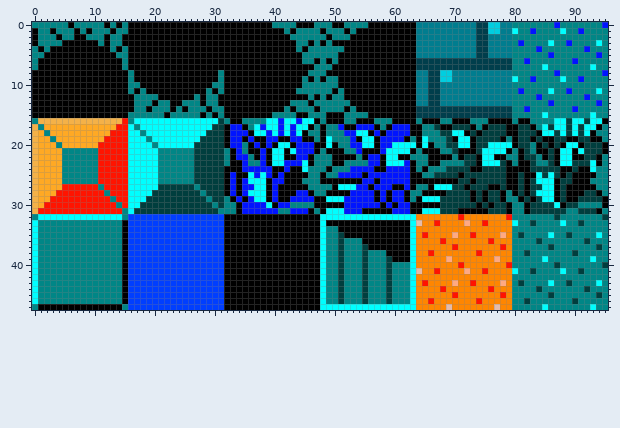
A sprite sheet gets an edit: Zelda/img/Dungeon/DungeonGround.png. This is how it looked before the edit.
The file is 96x48 pixels.
New version:
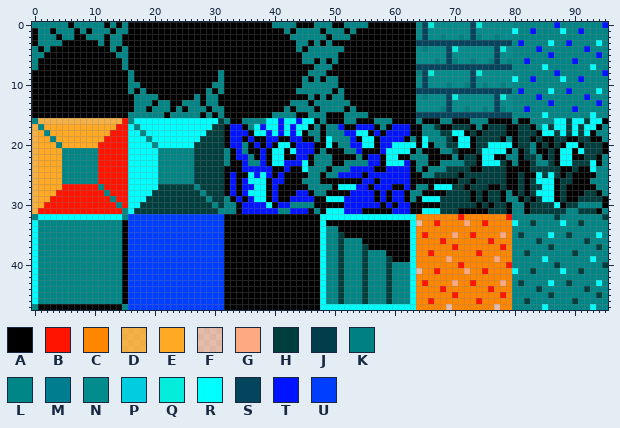
Palette (. is transparent): A #000000  B #ff1400  C #ff8600  D #ffa924c9  E #ffa924  F #ffa9827c  G #ffa982  H #003e3e  J #003e4c  K #008080  L #008686  M #007d8f  N #048c8c  P #00cee0  Q #04ecdc  R #00ffff  S #04445c  T #0014ff  U #003eff
The author wrote: Arreglando el mapa de la dungeon
The edit:
{"y":0,"x":64,"old":"MMMMMMMMMMJJPPMM","new":"NSQNNNNNNSQNNNNN"}
{"y":1,"x":64,"old":"MMMMMMMMMMJJPPMM","new":"NSNNNNNNNSNNNNNN"}
{"y":2,"x":64,"old":"MMMMMMMMMMJJMMMM","new":"NSNNKNNKNSKNNKNN"}
{"y":3,"x":64,"old":"MMMMMMMMMMJJMMMM","new":"SSSSSSSSSSSSSSSS"}
{"y":4,"x":64,"old":"MMMMMMMMMMJJMMMM","new":"NKNNNSQNNNNNNSQN"}
{"y":5,"x":64,"old":"MMMMMMMMMMJJMMMM","new":"NNNNNSNNNNNNNSNN"}
{"y":6,"x":64,"old":"JJJJJJJJJJJJJJJJ","new":"NNNKNSKNNKNNKSNK"}
{"y":7,"x":64,"old":"JJJJJJJJJJJJJJJJ","new":"SSSSSSSSSSSSSSSS"}
{"y":8,"x":64,"old":"MMJJPPMMMMMMMMMM","new":"KSQNNNNNNSQNNNNN"}
{"y":9,"x":64,"old":"MMJJPPMMMMMMMMMM","new":"NSNNNNNNNSNNNNNN"}
{"y":10,"x":64,"old":"MMJJMMMMMMMMMMMM","new":"NSNNNKNNKSNKNNKN"}
{"y":11,"x":64,"old":"MMJJMMMMMMMMMMMM","new":"SSSSSSSSSSSSSSSS"}
{"y":12,"x":64,"old":"MMJJMMMMMMMMMMMM","new":"NKNNNSQNNNNNNSQN"}
{"y":13,"x":64,"old":"MMJJMMMMMMMMMMMM","new":"NNNNNSNNNNNNNSNN"}
{"y":14,"x":64,"old":"JJJJJJJJJJJJJJJJ","new":"NNNNKSNNKNNKNSKN"}
{"y":15,"x":64,"old":"JJJJJJJJJJJJJJJJ","new":"SSSSSSSSSSSSSSSS"}
{"label":"changed","picture_box":[416,22,512,118]}
